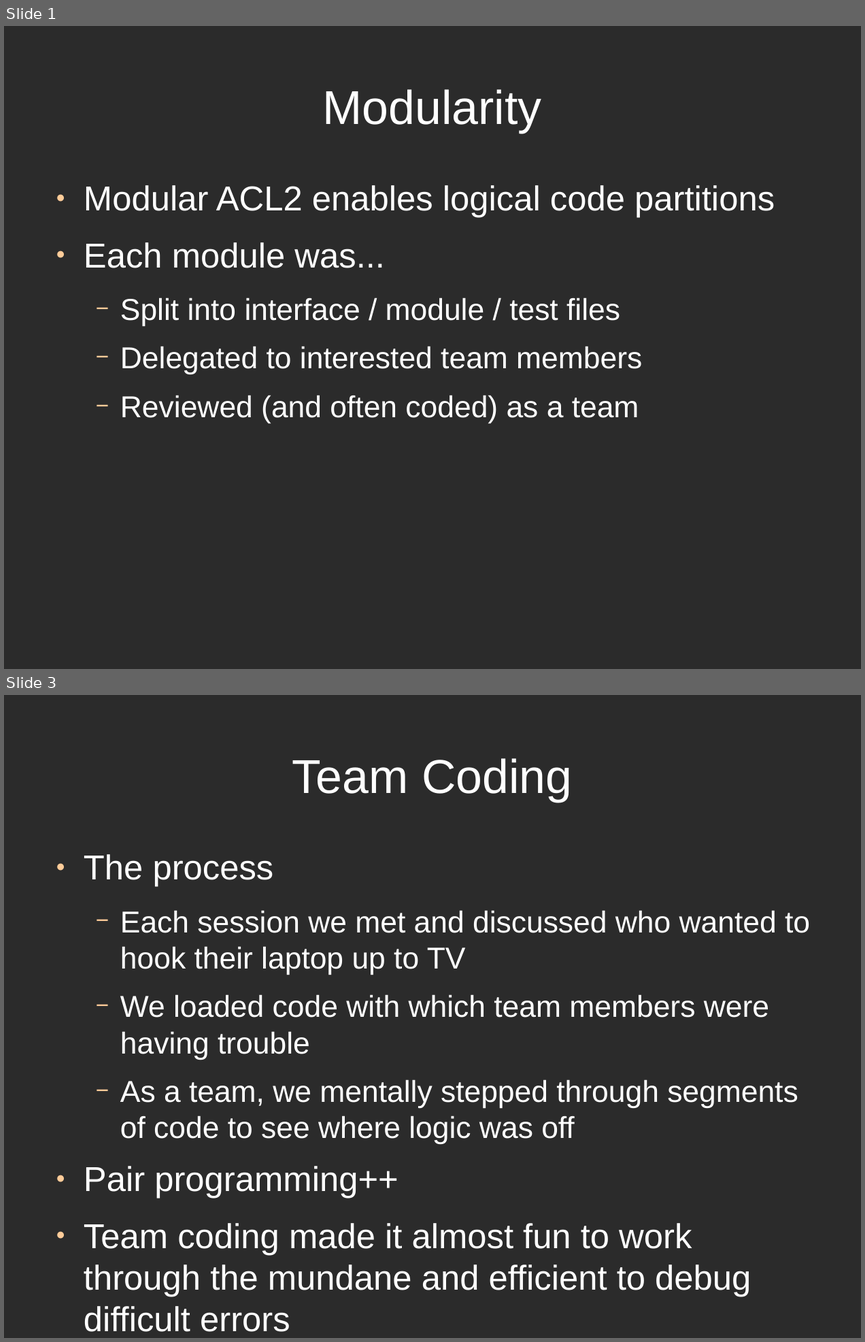
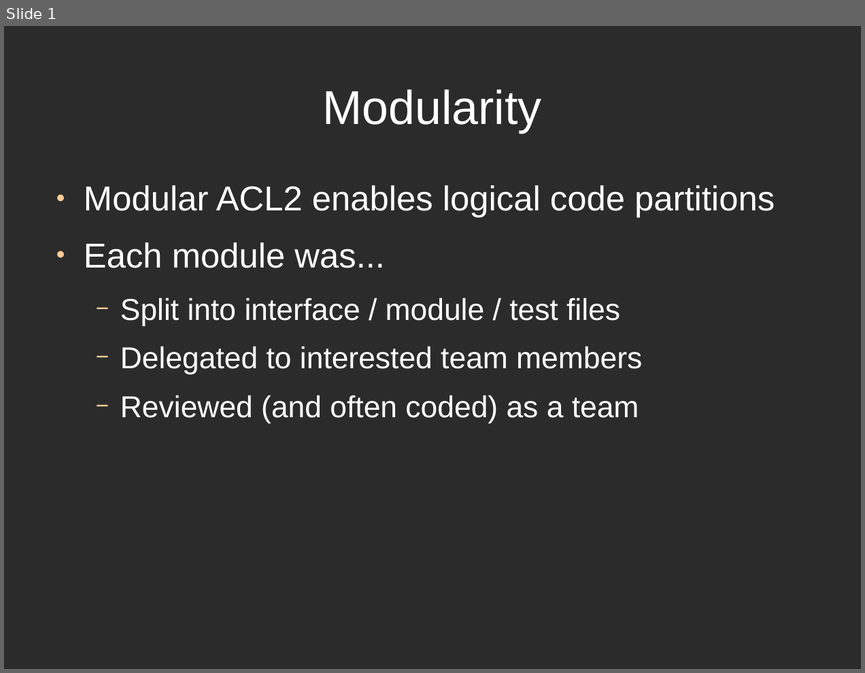
Before and after one commit to directrix1/se2, a slide deck: wip/SE2Presentation Implementation.odp. Shown one above the other, each under a label of ours: slides 1 and 3 before the commit, slide 1 after it; the slides between them are not shown. The pictures are 865x1342 and 865x673 pixels, drawn with LibreOffice and Linux fonts; fonts in the diff are those of the drawing; background and template pictures are left out; a plain dark background stands for a picture behind light text. Boxes give left, top, right and bottom in pixels: in the first picture for what was removed or moved away, otherwise in the second. Text is boxed around its words. In the diff, an @@ line names an element or a change of style, - is before the commit and + after.

```diff
--- a/wip/SE2Presentation Implementation.odp
+++ b/wip/SE2Presentation Implementation.odp
@@ slide 3 removed at (x1=4, y1=695, x2=861, y2=1338), background picture (left out) @@
@@ title removed at (x1=292, y1=758, x2=572, y2=802) @@
-Team Coding
@@ text removed at (x1=84, y1=854, x2=810, y2=1331) @@
-● The process
-  − Each session we met and discussed who wanted to hook their laptop up to TV
-  − We loaded code with which team members were having trouble
-  − As a team, we mentally stepped through segments of code to see where logic was off
-● Pair programming++
-● Team coding made it almost fun to work through the mundane and efficient to debug difficult errors
```
Also in this commit, not shown: 3 slides changed, 2 slides added.
